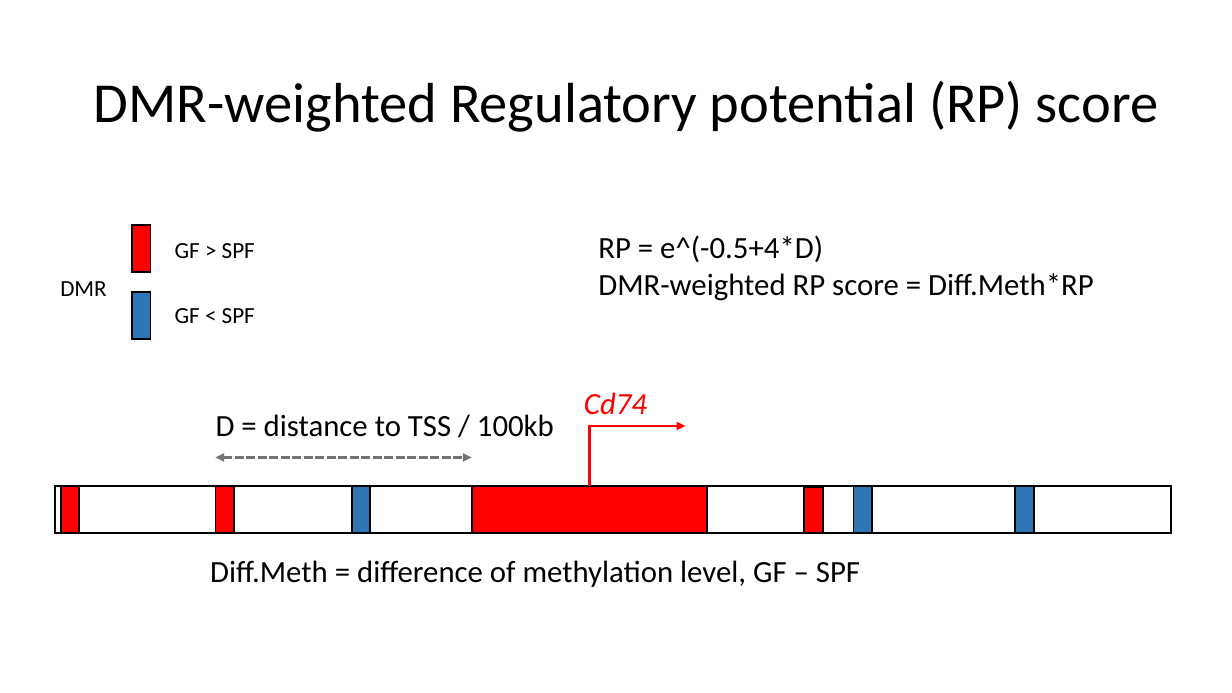
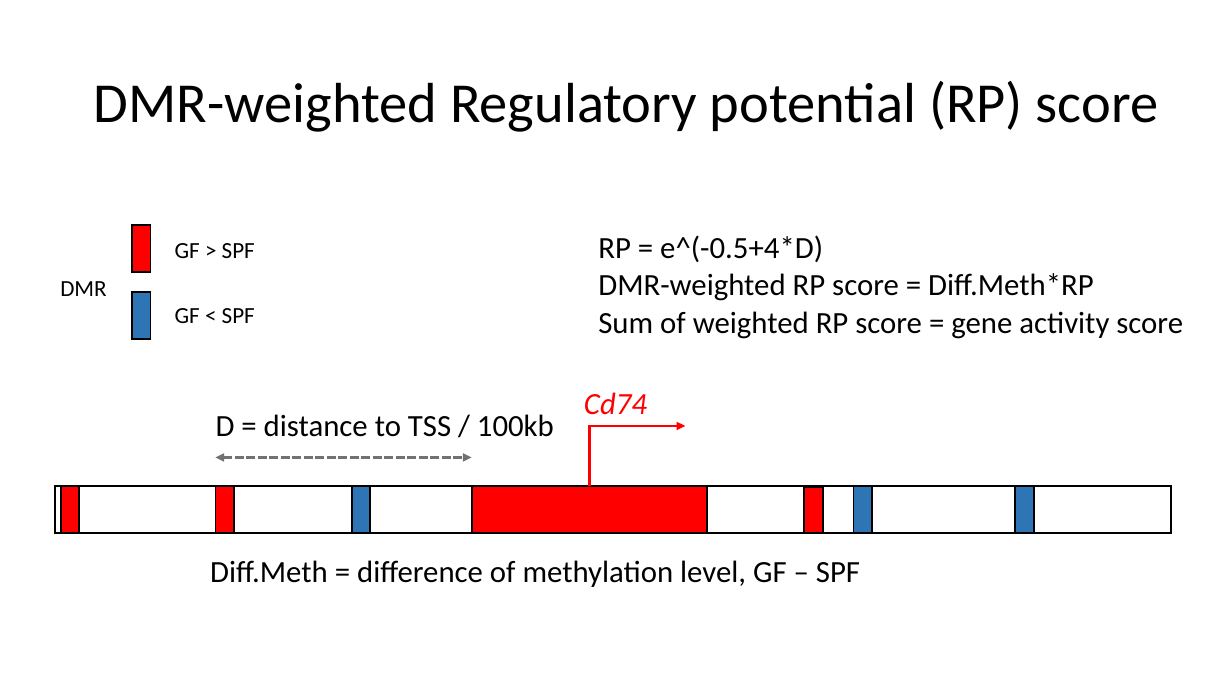
Before and after one commit to pocession/aging_BalbC, a slide deck: slide 4 of meeting_20240301.pptx. Drawn at 1232x693 pixels with LibreOffice and Linux fonts; fonts in the diff are those of the drawing. Boxes give left, top, right and bottom in pixels: in the first picture for what was removed or moved away, otherwise in the second. Text is boxed around its words. In the diff, an @@ line names an element or a change of style, - is before the commit and + after.

```diff
--- a/meeting_20240301.pptx
+++ b/meeting_20240301.pptx
@@ text added at (598, 311, 1183, 339), 24 pt, text #000000 @@
+Sum of weighted RP score = gene activity score
```
Also in this commit, not shown: 4 other files.
